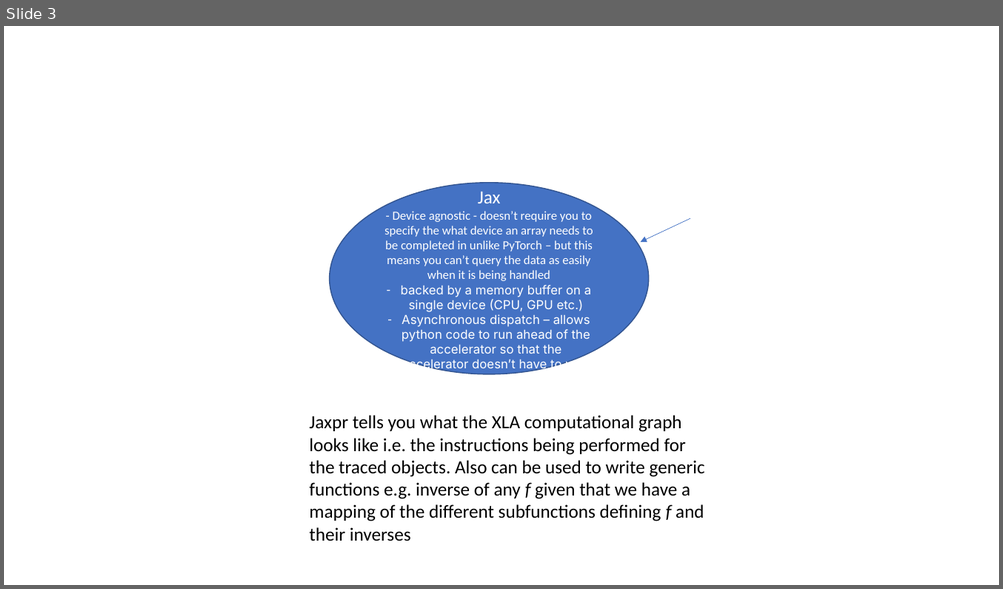
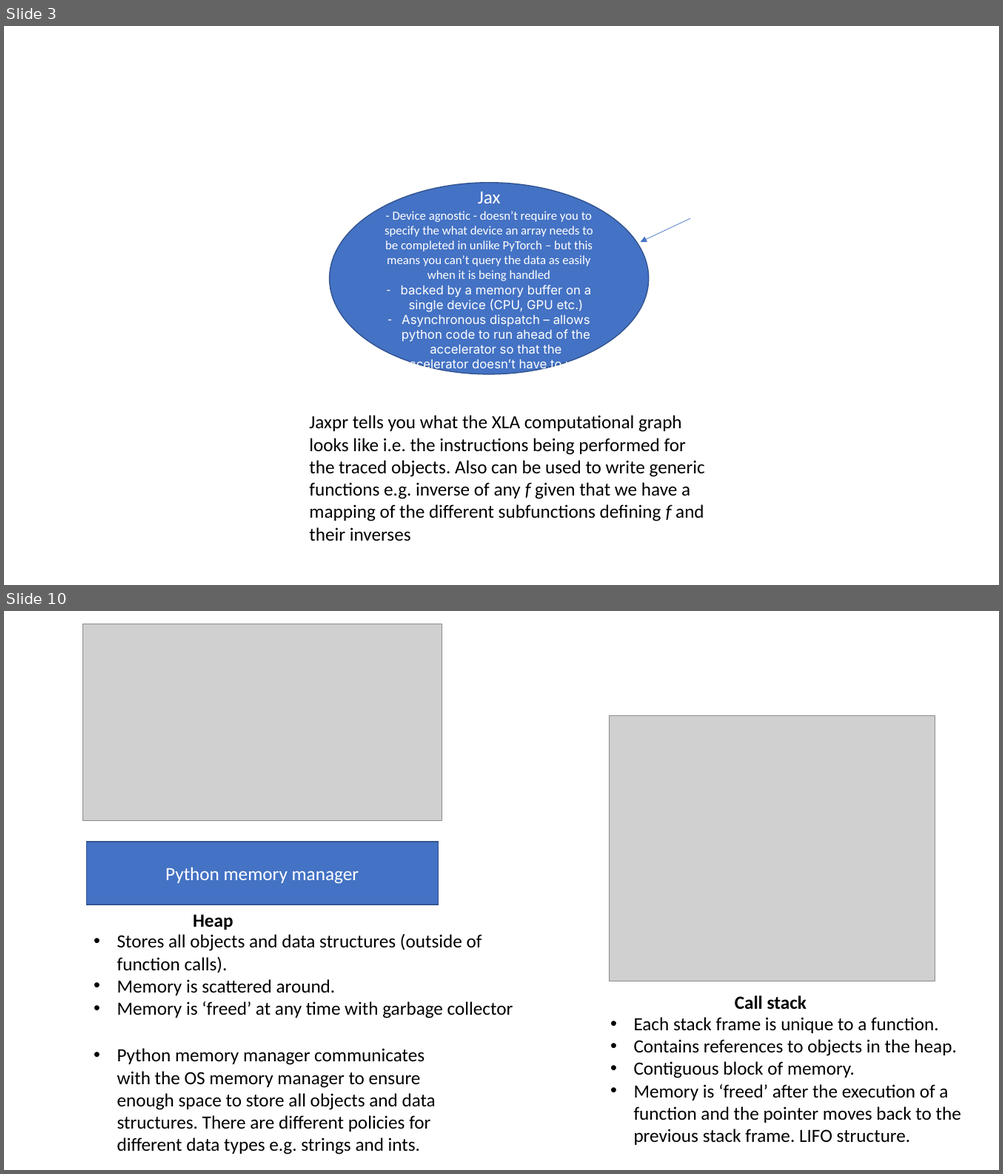
Before and after one commit to francisa6/Leetcode, a slide deck: Leetcode_Topics.pptx. Shown one above the other, each under a label of ours: slide 3 before the commit, slides 3 and 10 after it; the slides between them are not shown. The pictures are 1003x589 and 1003x1174 pixels, drawn with LibreOffice and Linux fonts; fonts in the diff are those of the drawing; grey boxes stand for pictures. Boxes give left, top, right and bottom in pixels: in the first picture for what was removed or moved away, otherwise in the second. Text is boxed around its words. In the diff, an @@ line names an element or a change of style, - is before the commit and + after.

```diff
--- a/Leetcode_Topics.pptx
+++ b/Leetcode_Topics.pptx
@@ slide 10 added at (4, 611, 999, 1170), background #FFFFFF @@
@@ picture added at (82, 624, 441, 820) @@
@@ picture added at (609, 716, 935, 982) @@
@@ rectangle added at (86, 843, 438, 905), fill #4472C4, outline #325491 1 pt, 18 pt, text #FFFFFF @@
+Python memory manager
@@ text added at (193, 914, 233, 930), 18 pt, text #000000, bold @@
+Heap
@@ text added at (117, 934, 513, 1019), 18 pt, text #000000 @@
+• Stores all objects and data structures (outside of function calls).
+• Memory is scattered around.
+• Memory is ‘freed’ at any time with garbage collector
@@ text added at (734, 996, 806, 1010), 18 pt, text #000000, bold @@
+Call stack
@@ text added at (634, 1017, 961, 1145), 18 pt, text #000000 @@
+• Each stack frame is unique to a function.
+• Contains references to objects in the heap.
+• Contiguous block of memory.
+• Memory is ‘freed’ after the execution of a function and the pointer moves back to the previous stack frame. LIFO structure.
@@ text added at (117, 1048, 435, 1155), 18 pt, text #000000 @@
+• Python memory manager communicates with the OS memory manager to ensure enough space to store all objects and data structures. There are different policies for different data types e.g. strings and ints.
```
Also in this commit, not shown: 25 other slides added, 45 other files.
